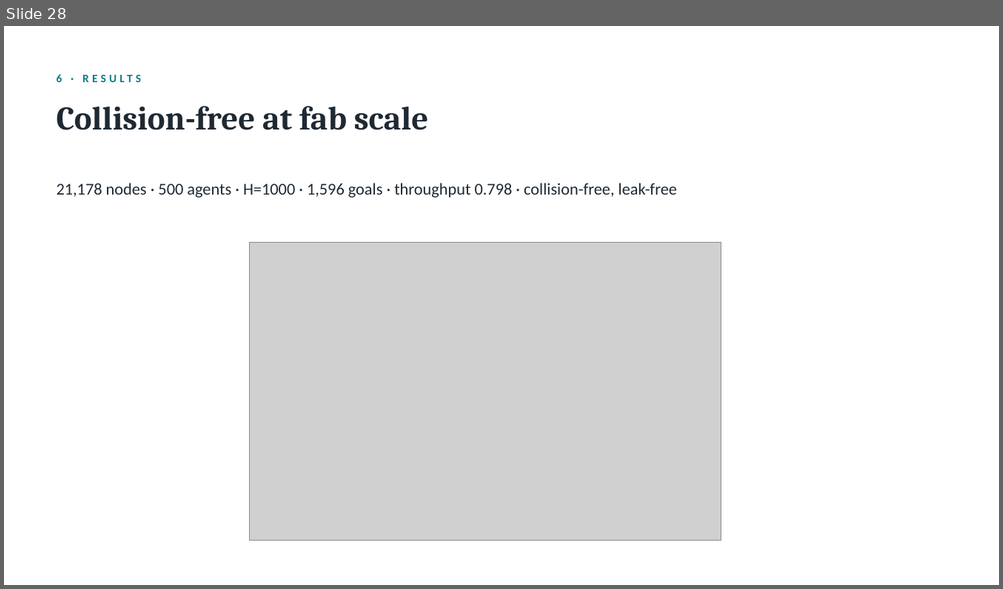
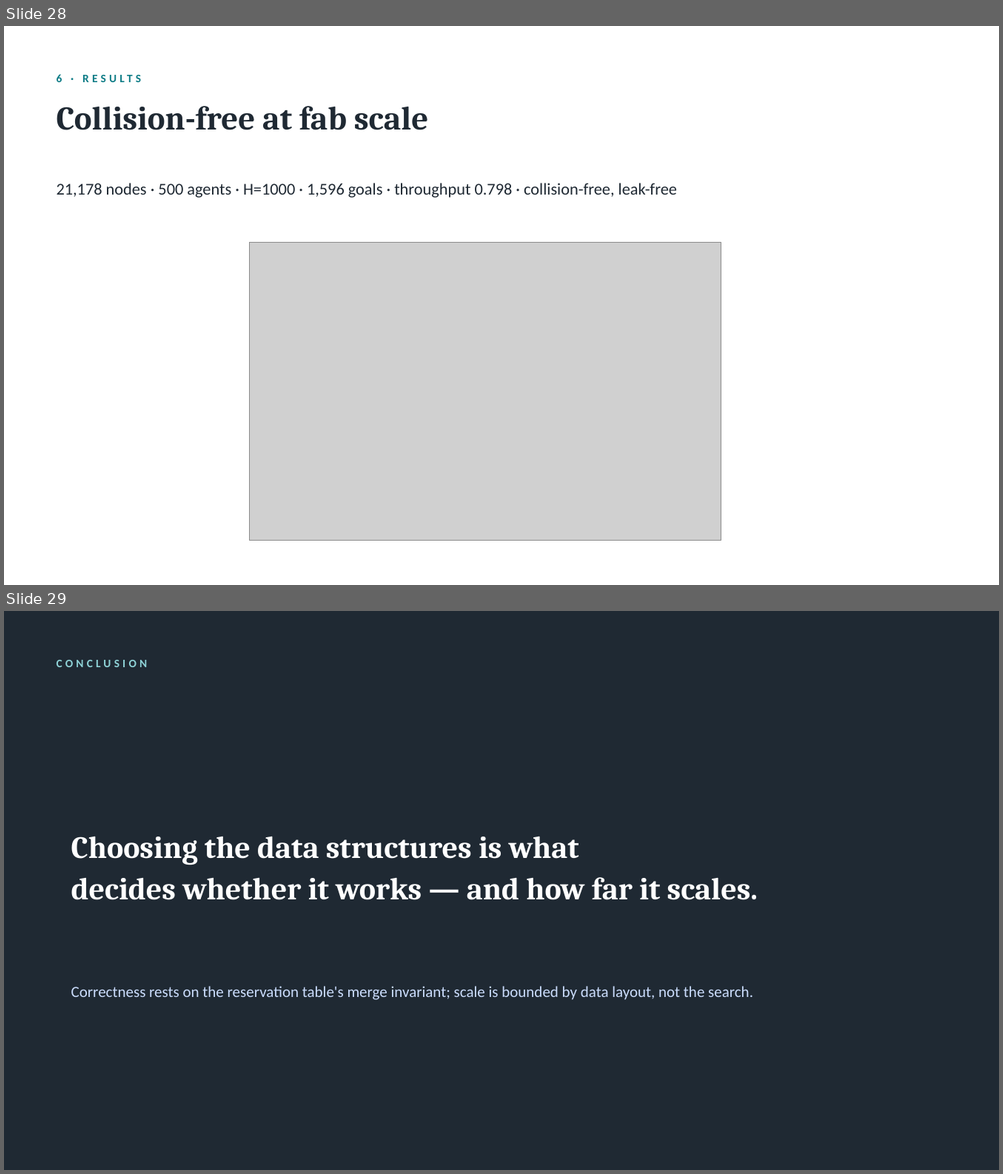
Before and after one commit to dohyunKim0309/OHT_MAPF, a slide deck: results/presentation/OHT_MAPF_presentation.pptx. Shown one above the other, each under a label of ours: slide 28 before the commit, slides 28 and 29 after it. The pictures are 1003x589 and 1003x1174 pixels, drawn with LibreOffice and Linux fonts; fonts in the diff are those of the drawing; grey boxes stand for pictures. Boxes give left, top, right and bottom in pixels: in the first picture for what was removed or moved away, otherwise in the second. Text is boxed around its words. In the diff, an @@ line names an element or a change of style, - is before the commit and + after.

```diff
--- a/results/presentation/OHT_MAPF_presentation.pptx
+++ b/results/presentation/OHT_MAPF_presentation.pptx
@@ slide 29 added at [4,611,999,1170], background #1F2933 @@
@@ text added at [57,660,148,667], 11 pt, text #8FD3D8, bold @@
+CONCLUSION
@@ text added at [71,836,757,900], 30 pt, text #FFFFFF, bold @@
+Choosing the data structures is what
+decides whether it works — and how far it scales.
@@ text added at [71,986,753,1000], 15 pt, text #CADCFC @@
+Correctness rests on the reservation table's merge invariant; scale is bounded by data layout, not the search.
```
Also in this commit, not shown: 6 slides changed, 1 slide removed, 1 other file.
